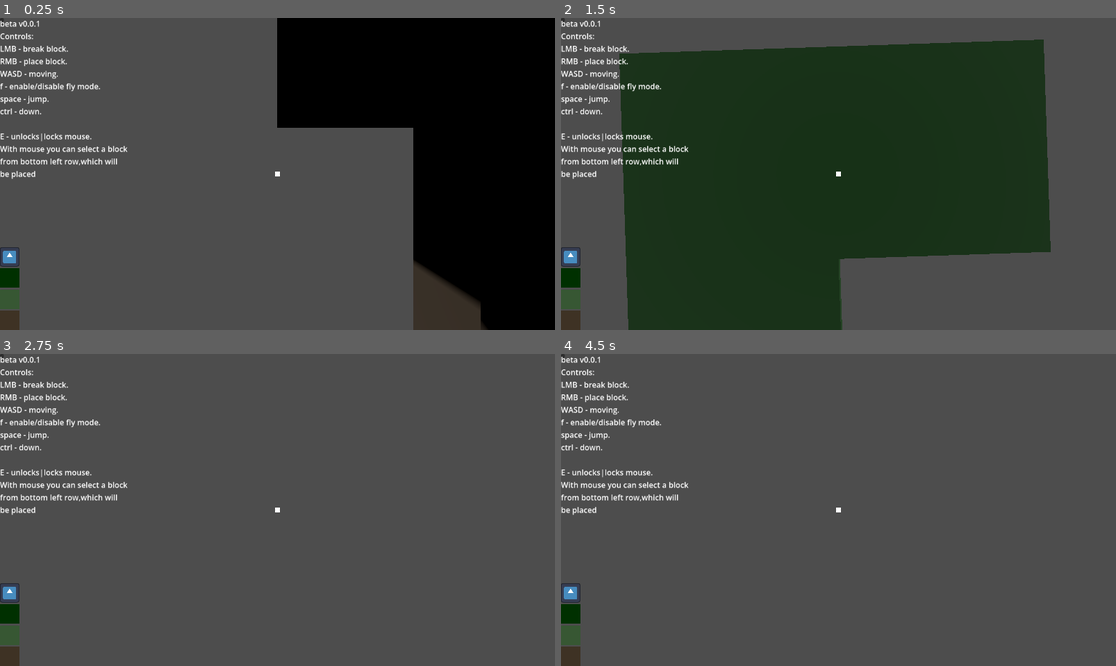
Above: before the commit, frames 1-4 (two rows, left to right).
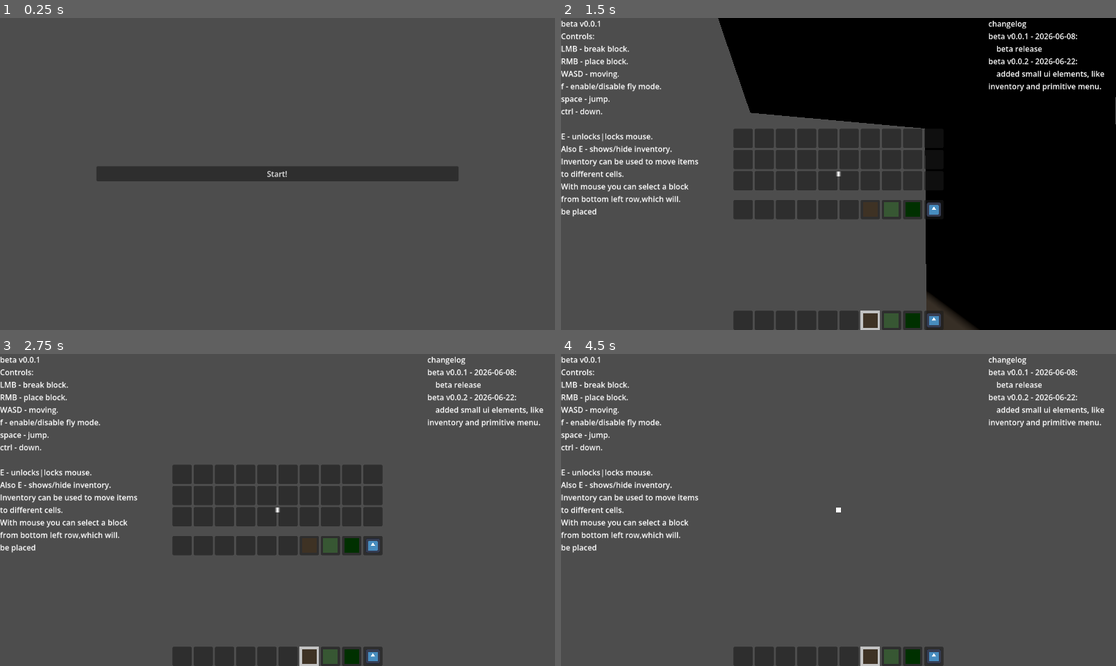
Above: after the commit, the same moments.

Repository: SAANN3/godot-skyblock
Game: Godot game, scene res://ui/mainMenu.tscn
The game is run twice, just before and just after one commit, with the same random seed, the same clock (stepped at 60 frames per second) and the same inputs. Before the commit the project starts from res://levels/skyblock.tscn. The engine's default icon, where the game draws it, is replaced by a stand-in: a white triangle on a blue panel in a dark square.
Inputs (mouse positions are in pixels of both pictures, inside the frame that each line leads up to; where the layout moved, square brackets give the same spot in the first picture):
- Up to frame 1 (0.25 s): no input
- Up to frame 2 (1.5 s): click (838, 174) [561, 21] at 0.5 s; tap Enter at 1.25 s; move the mouse to (866, 174) at 1.27 s; hold W (forward) from 1.28 s (still down); tap E (e) at 1.35 s
- Up to frame 3 (2.75 s): tap Space (jump) at 1.52 s; tap F (f) at 1.55 s; release W (forward) at 2 s; drag from (166, 525) to (249, 572) at 2.02 s
- Up to frame 4 (4.5 s): tap Space (jump) at 2.75, 4.25 s; move the mouse to (894, 441) at 2.77 s; press the mouse at (894, 441) at 2.78 s; hold D (right) 2.78-3.5 s; right-click (894, 441) at 3.05 s; release the mouse at (894, 441) at 3.5 s; tap Enter at 3.5 s; drag from (810, 572) to (672, 463) at 3.52 s; move the mouse to (1005, 556) at 4.27 s; hold A (left) from 4.28 s (still down); tap E (e) at 4.35 s; click (1005, 556) at 4.42 s

The runs differ from the first frame. In frame 1, 39% of the frame differs, in the area x 0-100%, y 0-100%; in frame 2, 77%; in frame 3, 13%; in frame 4, 5.0%.

Commit message:
beta v0.0.2 - 2026-06-22: added inventory and primitive menu ui

Diff:
--- a/objects/basic.gd
+++ b/objects/basic.gd
@@ -3,8 +3,13 @@
 class_name BasicObject
 
 ## Object id.
-var _id: String
+var id: String
 
 ## Init a normal object.
 func _init(id: String) -> void:
-	_id = id
+	self.id = id
+
+## Returns texture, which will be used for a slot ui.
+func slot_texture() -> Texture2D:
+	assert(false, "unimplemented!")
+	return null
--- a/objects/block.gd
+++ b/objects/block.gd
@@ -101,3 +101,7 @@
 	var p := CubeHelper.new_from_corner()
 	p.translate(obj_pos)
 	return p.intersects_with_cube(cube)
+
+## Returns texture, which will be used for a slot ui.
+func slot_texture() -> Texture2D:
+	return _texture
--- a/objects/player/player.gd
+++ b/objects/player/player.gd
@@ -12,6 +12,10 @@
 const GRAVITY: float = 0.5
 ## How far will player be able to jump on Y axis.
 const JUMP_STRENGTH: float = 15
+## Size of slots, that will be accounted in ui parts.
+const BAR_SIZE: int = 10
+## Inventory size.
+const INVENTORY_SIZE: int = 4 * BAR_SIZE
 ## Player camera.
 @onready
 var camera: Camera3D = $"Camera3D"
@@ -23,38 +27,60 @@
 var gravity_force: float = 0
 ## Stores information about all resources for player.
 var resource_system: ResourceSystem
-## Items grid.
-@onready
-var items_grid: GridContainer = $"SubViewport/Control/itemsGrid"
-## Current selected item.
-var selected_item: BlockResource
+## Items grid at bottm.
+@onready var inventory_bar: InventoryBar = $"SubViewport/Control/InventoryBar"
+## Separate inventory ui.
+@onready var inventory_ui: Inventory = $"SubViewport/Control/Inventory"
+## Current selected item. May be null.
+var selected_item: BasicObject
+##
+## items data. May be null.
+var inventory_data: Array[BasicObject] = []
+
 ## stub Constructor.
 func _init() -> void:
-	pass
+	inventory_data.resize(INVENTORY_SIZE)
 
 ## real constructor, for using when player already has been added to a scene.
 func init(resource_system: ResourceSystem, world: Node3D) -> void:
 	Input.set_mouse_mode(Input.MOUSE_MODE_CAPTURED if Input.mouse_mode == 0 else 0)
 	self.resource_system = resource_system
 	self.world = world
+
+	inventory_ui.inventory_cell_changed.connect(_on_inventory_cell_changed)
 	# for now primitive items ui.
-	for i: String in resource_system.get_resources():
-		var block: BlockResource = resource_system.get_resource(i)
-		if !selected_item:
-			selected_item = block
-		var panel := PanelContainer.new()
-		panel.custom_minimum_size = Vector2(40, 40)
-		var texture := TextureRect.new()
-		texture.expand_mode = TextureRect.EXPAND_FIT_WIDTH
-		texture.texture = block.texture
-		panel.gui_input.connect(func (event: InputEvent) -> void:
-			if event.is_action_pressed("lmb"):
-				selected_item = block
-		)
-		panel.add_child(texture)
-		$"SubViewport/Control/itemsGrid".add_child(panel)
+	var ids := resource_system.get_ids()
+	for i: int in range(len(ids)):
+		var block: BasicObject = resource_system.get_object(ids[i])
+		inventory_data[len(inventory_data) - i - 1] = block
 
 
+	# May ui process it by itself.
+	inventory_ui.init(inventory_data, BAR_SIZE)
+	# Tmp bar init.
+	for i in len(inventory_data.slice(-BAR_SIZE)):
+		var obj: BasicObject = inventory_data.slice(-BAR_SIZE)[i]
+		inventory_bar.set_object(i, obj)
+		if !selected_item && obj:
+			selected_item = obj
+			inventory_bar.set_highlight(i)
+		# Tmp ui handling via mouse, later remove and get keyboard support.
+		inventory_bar.slots[i].gui_input.connect(func (event: InputEvent) -> void:
+			if event.is_action_pressed("lmb"):
+				selected_item = inventory_data.slice(-BAR_SIZE)[i]
+				inventory_bar.set_highlight(i)
+		)
+
+
+## Notified when in inventory ui obj was changed(Like created, moved, etc...).
+## 'obj' may be null.
+func _on_inventory_cell_changed(pos: int, obj: BasicObject) -> void:
+	inventory_data[pos] = obj
+	# Check if we should update bottom bar.
+	var right_items_len := len(inventory_data) - pos
+	if right_items_len <= BAR_SIZE:
+		var bar_pos := BAR_SIZE - right_items_len
+		inventory_bar.set_object(bar_pos, obj)
 
 ## Tries to raycast and get a block with position of colliding, which can be reached.
 func raycast_block() -> OptionalBlockPos:
@@ -102,10 +128,10 @@
 			gravity_force = GRAVITY * JUMP_STRENGTH
 	elif Input.is_action_pressed("down"):
 		self.translate_object_local(Vector3(0, -1, 0) * PLAYER_SPEED * delta)
-	elif Input.is_action_just_pressed("rmb"):
+	elif Input.is_action_just_pressed("rmb") && selected_item:
 		var opt_block := raycast_block()
 		if opt_block.has_value():
-			var obj: BlockObject = BlockObject.new(selected_item.id, selected_item.texture)
+			var obj: BlockObject = BlockObject.new(selected_item.id, selected_item.slot_texture())
 			var block := opt_block.get_value()
 			var new_pos: Vector3 = block.get_1().next_block_pos(block.get_2())
 			# Block building inside player
@@ -123,6 +149,7 @@
 		is_flying = !is_flying
 
 	if Input.is_action_just_pressed("e"):
+		inventory_ui.visible = !inventory_ui.visible
 		Input.set_mouse_mode(Input.MOUSE_MODE_CAPTURED if Input.mouse_mode == 0 else 0)
 
 	if !is_flying && !is_on_floor():
@@ -130,7 +157,6 @@
 
 	velocity.y = gravity_force
 	move_and_slide()
-
 
 	if !is_flying:
 		pass
--- a/objects/player/player.tscn
+++ b/objects/player/player.tscn
@@ -1,7 +1,8 @@
 [gd_scene format=3 uid="uid://dyj2d456pwdi"]
 
 [ext_resource type="Script" uid="uid://c02butvu7otd1" path="res://objects/player/player.gd" id="1_cqmt1"]
-[ext_resource type="Texture2D" uid="uid://4q335xxs2p" path="res://icon.svg" id="2_g7ett"]
+[ext_resource type="PackedScene" uid="uid://ga035onjp58t" path="res://ui/inventory/inventoryBar.tscn" id="2_g7ett"]
+[ext_resource type="PackedScene" uid="uid://dybodknfa54oq" path="res://ui/inventory/inventory.tscn" id="3_ssrue"]
 
 [sub_resource type="CapsuleShape3D" id="CapsuleShape3D_cqmt1"]
 margin = 0.005
@@ -29,10 +30,20 @@
 grow_vertical = 2
 mouse_filter = 1
 
-[node name="Button" type="Button" parent="SubViewport/Control" unique_id=531676212]
-layout_mode = 0
-offset_right = 8.0
-offset_bottom = 8.0
+[node name="changelog" type="Label" parent="SubViewport/Control" unique_id=991732999]
+layout_mode = 1
+anchors_preset = 1
+anchor_left = 1.0
+anchor_right = 1.0
+offset_left = -265.0
+offset_bottom = 413.0
+grow_horizontal = 0
+text = "changelog
+beta v0.0.1 - 2026-06-08:
+    beta release
+beta v0.0.2 - 2026-06-22:
+    added small ui elements, like
+inventory and primitive menu."
 
 [node name="Label" type="Label" parent="SubViewport/Control" unique_id=1006900201]
 layout_mode = 1
@@ -48,8 +59,11 @@
 ctrl - down.
 
 E - unlocks|locks mouse.
+Also E - shows/hide inventory.
+Inventory can be used to move items
+to different cells.
 With mouse you can select a block
-from bottom left row,which will
+from bottom left row,which will.
 be placed
 
 "
@@ -69,21 +83,16 @@
 grow_vertical = 2
 mouse_filter = 2
 
-[node name="itemsGrid" type="GridContainer" parent="SubViewport/Control" unique_id=1517095598]
+[node name="InventoryBar" parent="SubViewport/Control" unique_id=201634619 instance=ExtResource("2_g7ett")]
 layout_mode = 1
-anchors_preset = 2
+anchors_preset = 7
 anchor_top = 1.0
 anchor_bottom = 1.0
 offset_top = -40.0
-offset_right = 40.0
+offset_bottom = 0.0
 grow_vertical = 0
 
-[node name="PanelContainer" type="PanelContainer" parent="SubViewport/Control/itemsGrid" unique_id=1032735175]
+[node name="Inventory" parent="SubViewport/Control" unique_id=1086160268 instance=ExtResource("3_ssrue")]
 visible = false
-custom_minimum_size = Vector2(40, 40)
-layout_mode = 2
-
-[node name="TextureRect" type="TextureRect" parent="SubViewport/Control/itemsGrid/PanelContainer" unique_id=1214476956]
-layout_mode = 2
-texture = ExtResource("2_g7ett")
-expand_mode = 3
+layout_mode = 1
+mouse_filter = 2
--- a/project.godot
+++ b/project.godot
@@ -11,7 +11,7 @@
 [application]
 
 config/name="New Game Project"
-run/main_scene="uid://dhbid8nulc2in"
+run/main_scene="uid://bj1cx8mf3t2pb"
 config/features=PackedStringArray("4.6", "Forward Plus")
 config/icon="res://icon.svg"
 
--- a/services/resourceSystem.gd
+++ b/services/resourceSystem.gd
@@ -27,3 +27,26 @@
 ## This function assumes, that given id exists inside map, resulting a crash otherwise.
 func get_resource(id: String) -> BasicResource:
 	return _data[id]
+
+## Returns only array of object ids.
+func get_ids() -> Array[String]:
+	return _data.keys()
+
+## Returns all objects, initialized from resources.
+func get_objects() -> Dictionary[String, BasicObject]:
+	var out: Dictionary[String, BasicObject] = {}
+	for i: String in _data:
+		pass
+	return out
+
+## Returns an object for given id.
+## This function assumes, that given id exists inside map, resulting a crash otherwise.
+func get_object(id: String) -> BasicObject:
+	var res: BasicResource = _data[id]
+	match res.type:
+		BasicResource.Types.Block:
+			var typed: BlockResource = res
+			return BlockObject.new(typed.id, typed.texture)
+
+	assert(false, "Unknown object type {0}".format([res.type]))
+	return null
--- a/services/resources/block.gd
+++ b/services/resources/block.gd
@@ -4,6 +4,6 @@
 
 ## A single texture, which will be used for anything, related to this block.
 @export var texture: Texture2D = null
-## Override parent data
+## Override parent data.
 func _init() -> void:
 	super(Types.Block)
--- a/storage/objects/grass.tres
+++ b/storage/objects/grass.tres
@@ -1,6 +1,6 @@
 [gd_resource type="Resource" script_class="BlockResource" format=3 uid="uid://dkypynrgquiok"]
 
-[ext_resource type="Script" uid="uid://b7l1n6sdq0w5d" path="res://service/resources/block.gd" id="1_0o13y"]
+[ext_resource type="Script" uid="uid://b7l1n6sdq0w5d" path="res://services/resources/block.gd" id="1_0o13y"]
 
 [sub_resource type="Gradient" id="Gradient_0o13y"]
 offsets = PackedFloat32Array(0)
--- /dev/null
+++ b/types/optionals/optionalBasicObject.gd
@@ -0,0 +1,32 @@
+extends RefCounted
+## An optional value, which can be empty.
+class_name OptionalBasicObject
+## Real stored value.
+var _value: BasicObject = null
+## Bool which represents present of _value.
+var _has_value: bool = false
+
+# Creates empty OptionalBasicObject
+static func None() -> OptionalBasicObject:
+	return OptionalBasicObject.new()
+
+# Creates OptionalBasicObject with a data
+static func Some(value: BasicObject) -> OptionalBasicObject:
+	var _self := OptionalBasicObject.new()
+	_self.set_value(value)
+	return _self
+
+## Returns value, stored in Optional.
+## If value is absent, it will throw an assert error.
+func get_value() -> BasicObject:
+	assert(_has_value, "Optional is None")
+	return _value
+
+## Sets a value, can be null.
+func set_value(value: BasicObject) -> void:
+	_value = value
+	_has_value = value != null
+
+## Checks, if Optional has non null value inside of it.
+func has_value() -> bool:
+	return _has_value
--- /dev/null
+++ b/ui/inventory/inventory.gd
@@ -0,0 +1,87 @@
+extends Control
+
+## Inventory ui.
+class_name Inventory
+
+## Slots container for main inventory.
+@onready var _slot_container: GridContainer = $"VBoxContainer/Slots"
+## Slots container for bottom bar.
+@onready var _bar_slot_container: GridContainer = $"VBoxContainer/bar"
+## Slots for inventory.
+@onready var _inventory_slots: Array[InventorySlot] = []
+## Struct data, for pairing slot and its position.
+class SlotInfo:
+	var slot: InventorySlot
+	var position: int
+	func _init(slot: InventorySlot, position: int) -> void:
+		self.slot = slot
+		self.position = position
+## Selected slot that we are currently holding.
+var currently_holding: SlotInfo = null
+## A signal emitted when a cell was modified from ui side.
+## Returns position of cell and obj, that currently inside of it.
+## Obj can be null.
+signal inventory_cell_changed(pos: int, obj: BasicObject)
+
+## Init, after we already have been added to the scene.
+## 'inventory' - current user inventory state from which we will create a ui slots.
+func init(items: Array[BasicObject], bar_size: int) -> void:
+	var inventory_len: int = len(items)
+	# create slots.
+	var scene := preload("res://ui/inventory/inventorySlot.tscn")
+	if inventory_len - bar_size > 0:
+		for i in range(inventory_len - bar_size):
+			var slot: InventorySlot = scene.instantiate()
+			_slot_container.add_child(slot)
+			_inventory_slots.append(slot)
+		for i in range(bar_size):
+			var slot: InventorySlot = scene.instantiate()
+			_bar_slot_container.add_child(slot)
+			_inventory_slots.append(slot)
+	else:
+		for i in range(bar_size - inventory_len):
+			var slot: InventorySlot = scene.instantiate()
+			_bar_slot_container.add_child(slot)
+			_inventory_slots.append(slot)
+	# Fill them.
+	for i in len(items):
+		set_inventory_object(i, items[i])
+
+## Sets objects for slot in bar.
+## 'object' may be null.
+func set_inventory_object(pos: int, object: BasicObject) -> void:
+	_inventory_slots[pos].set_object(object)
+
+
+func _process(delta: float) -> void:
+	if Input.is_action_just_pressed("lmb"):
+		var mouse_slot := _mouse_inside_slot()
+		if mouse_slot:
+			currently_holding = mouse_slot
+			mouse_slot.slot.set_drag_mode(true)
+	elif Input.is_action_pressed("lmb"):
+		if currently_holding:
+			var slot_ui := currently_holding.slot.get_ui_object()
+			slot_ui.global_position = get_global_mouse_position()
+	elif Input.is_action_just_released("lmb"):
+		var mouse_slot := _mouse_inside_slot()
+		if currently_holding:
+			currently_holding.slot.set_drag_mode(false)
+			if mouse_slot && mouse_slot.slot != currently_holding.slot:
+				var next_object := mouse_slot.slot.get_object()
+				mouse_slot.slot.set_object(currently_holding.slot.get_object())
+				currently_holding.slot.set_object(next_object)
+				inventory_cell_changed.emit(mouse_slot.position, mouse_slot.slot.get_object())
+				inventory_cell_changed.emit(currently_holding.position, currently_holding.slot.get_object())
+			currently_holding = null
+
+
+## Calculates in which slot mouse currently is. May return null.
+func _mouse_inside_slot() -> SlotInfo:
+	var mouse_pos := get_global_mouse_position()
+	for i: int in range(len(_inventory_slots)):
+		var item := _inventory_slots[i]
+		if item.get_global_rect().has_point(mouse_pos):
+			return SlotInfo.new(item, i)
+
+	return null
--- /dev/null
+++ b/ui/inventory/inventory.tscn
@@ -0,0 +1,25 @@
+[gd_scene format=3 uid="uid://dybodknfa54oq"]
+
+[ext_resource type="Script" uid="uid://b6y7chpwgeun2" path="res://ui/inventory/inventory.gd" id="1_t68fq"]
+
+[node name="Inventory" type="MarginContainer" unique_id=1252715981]
+anchors_preset = 8
+anchor_left = 0.5
+anchor_top = 0.5
+anchor_right = 0.5
+anchor_bottom = 0.5
+grow_horizontal = 2
+grow_vertical = 2
+script = ExtResource("1_t68fq")
+
+[node name="VBoxContainer" type="VBoxContainer" parent="." unique_id=1975946121]
+layout_mode = 2
+theme_override_constants/separation = 20
+
+[node name="Slots" type="GridContainer" parent="VBoxContainer" unique_id=862383071]
+layout_mode = 2
+columns = 10
+
+[node name="bar" type="GridContainer" parent="VBoxContainer" unique_id=301961431]
+layout_mode = 2
+columns = 10
--- /dev/null
+++ b/ui/inventory/inventoryBar.gd
@@ -0,0 +1,25 @@
+extends Control
+
+## Ui inventory bar that player will see at the bottom.
+class_name InventoryBar
+
+## Ui slots.
+@onready var slots: Array[InventorySlot] = []
+## Position of current highlight.
+var _highlighted_element: int = -1
+
+## Init ui.
+func _ready() -> void:
+	for i: InventorySlot in $"slots".get_children():
+		slots.append(i)
+
+## Highlights slot at given position, while removing hihglight from previous slot.
+func set_highlight(pos: int) -> void:
+	if _highlighted_element != -1:
+		slots[_highlighted_element].set_highlight(false)
+	_highlighted_element = pos
+	slots[pos].set_highlight(true)
+
+## Sets objects for slot
+func set_object(pos: int, object: BasicObject = null) -> void:
+	slots[pos].set_object(object)
--- /dev/null
+++ b/ui/inventory/inventoryBar.tscn
@@ -0,0 +1,52 @@
+[gd_scene format=3 uid="uid://ga035onjp58t"]
+
+[ext_resource type="Script" uid="uid://ck4hnlm62xdgf" path="res://ui/inventory/inventoryBar.gd" id="1_rwxva"]
+[ext_resource type="PackedScene" uid="uid://cvggetn7u5it4" path="res://ui/inventory/inventorySlot.tscn" id="2_811t0"]
+
+[node name="InventoryBar" type="MarginContainer" unique_id=201634619]
+anchors_preset = 8
+anchor_left = 0.5
+anchor_top = 0.5
+anchor_right = 0.5
+anchor_bottom = 0.5
+offset_left = -218.0
+offset_top = -20.0
+offset_right = 218.0
+offset_bottom = 20.0
+grow_horizontal = 2
+grow_vertical = 2
+size_flags_horizontal = 4
+script = ExtResource("1_rwxva")
+
+[node name="slots" type="HBoxContainer" parent="." unique_id=892919518]
+layout_mode = 2
+
+[node name="InventorySlot" parent="slots" unique_id=2022918848 instance=ExtResource("2_811t0")]
+layout_mode = 2
+
+[node name="InventorySlot2" parent="slots" unique_id=1861573160 instance=ExtResource("2_811t0")]
+layout_mode = 2
+
+[node name="InventorySlot3" parent="slots" unique_id=1150593715 instance=ExtResource("2_811t0")]
+layout_mode = 2
+
+[node name="InventorySlot4" parent="slots" unique_id=741045670 instance=ExtResource("2_811t0")]
+layout_mode = 2
+
+[node name="InventorySlot5" parent="slots" unique_id=938108070 instance=ExtResource("2_811t0")]
+layout_mode = 2
+
+[node name="InventorySlot6" parent="slots" unique_id=289948396 instance=ExtResource("2_811t0")]
+layout_mode = 2
+
+[node name="InventorySlot7" parent="slots" unique_id=1016114786 instance=ExtResource("2_811t0")]
+layout_mode = 2
+
+[node name="InventorySlot8" parent="slots" unique_id=1925474760 instance=ExtResource("2_811t0")]
+layout_mode = 2
+
+[node name="InventorySlot9" parent="slots" unique_id=1081106041 instance=ExtResource("2_811t0")]
+layout_mode = 2
+
+[node name="InventorySlot10" parent="slots" unique_id=408011909 instance=ExtResource("2_811t0")]
+layout_mode = 2
--- /dev/null
+++ b/ui/inventory/inventorySlot.gd
@@ -0,0 +1,57 @@
+extends Control
+## Slot class for cell inventory system.
+class_name InventorySlot
+
+## Texture rect, which stores a texture.
+@onready var _texture_rect: TextureRect = $"PanelContainer/MarginContainer/TextureRect"
+## Panel container.
+@onready var _panel: PanelContainer = $"PanelContainer"
+## object to show in cell. May be null.
+var _object: BasicObject
+## Check if slot is higlighted.
+var _highlighted: bool
+## Normal, basic position of [method get_ui_object].
+var _ui_pos: Vector2 = Vector2.ZERO
+## Are we currently following mouse?
+var _drag_mode: bool = false
+## Higlight a panel, showing that current slot is 'active'.
+func set_highlight(higlighted: bool) -> void:
+	_highlighted = higlighted
+	if higlighted:
+		var style_box := StyleBoxFlat.new()
+		style_box.bg_color = Color(0.762, 0.762, 0.762, 1.0)
+		_panel.add_theme_stylebox_override("panel", style_box)
+	else:
+		_panel.remove_theme_stylebox_override("panel")
+
+## Replace object for panel.
+## 'object' may be null.
+func set_object(object: BasicObject = null) -> void:
+	_object = object
+	if object:
+		_texture_rect.texture = object.slot_texture()
+	else:
+		_texture_rect.texture = null
+
+## Returns object that currently in slot. May be null.
+func get_object() -> BasicObject:
+	return _object
+
+## Return ui node, that contain only ui related nodes for object, and not panel.
+func get_ui_object() -> Control:
+	return _texture_rect
+
+## Starts a dragging mode, in which object in slot will follow the mouse.
+func set_drag_mode(enabled: bool) -> void:
+	if enabled:
+		assert(!_drag_mode, "Already in drag mode")
+		_drag_mode = true
+		_ui_pos = get_ui_object().position
+	else:
+		get_ui_object().position = _ui_pos
+		_drag_mode = false
+
+## Ui processing.
+func _process(delta: float) -> void:
+	if _drag_mode == true:
+		get_ui_object().global_position = get_global_mouse_position()
--- /dev/null
+++ b/ui/inventory/inventorySlot.tscn
@@ -0,0 +1,31 @@
+[gd_scene format=3 uid="uid://cvggetn7u5it4"]
+
+[ext_resource type="Script" uid="uid://bckuflw5vtufv" path="res://ui/inventory/inventorySlot.gd" id="1_0y14o"]
+
+[node name="InventorySlot" type="Control" unique_id=2022918848]
+custom_minimum_size = Vector2(40, 40)
+layout_mode = 3
+anchors_preset = 0
+offset_right = 10.0
+offset_bottom = 10.0
+script = ExtResource("1_0y14o")
+
+[node name="PanelContainer" type="PanelContainer" parent="." unique_id=458576682]
+layout_mode = 1
+anchors_preset = 15
+anchor_right = 1.0
+anchor_bottom = 1.0
+grow_horizontal = 2
+grow_vertical = 2
+mouse_filter = 1
+
+[node name="MarginContainer" type="MarginContainer" parent="PanelContainer" unique_id=933755088]
+layout_mode = 2
+theme_override_constants/margin_left = 5
+theme_override_constants/margin_top = 5
+theme_override_constants/margin_right = 5
+theme_override_constants/margin_bottom = 5
+
+[node name="TextureRect" type="TextureRect" parent="PanelContainer/MarginContainer" unique_id=892801765]
+layout_mode = 2
+expand_mode = 1
--- /dev/null
+++ b/ui/mainMenu.gd
@@ -0,0 +1,13 @@
+extends Control
+## Main menu class.
+class_name MainMenu
+## Button for starting game.
+@onready var btn: Button = $MarginContainer/VBoxContainer/Button
+
+## Init constructor.
+func _ready() -> void:
+	btn.pressed.connect(_on_start_game)
+
+## Game required to start.
+func _on_start_game() -> void:
+	get_tree().change_scene_to_file("res://levels/skyblock.tscn")
--- /dev/null
+++ b/ui/mainMenu.tscn
@@ -0,0 +1,32 @@
+[gd_scene format=3 uid="uid://bj1cx8mf3t2pb"]
+
+[ext_resource type="Script" uid="uid://be0lihpi6gdur" path="res://ui/mainMenu.gd" id="1_owd2l"]
+
+[node name="MainMenu" type="Control" unique_id=1713436600]
+layout_mode = 3
+anchors_preset = 15
+anchor_right = 1.0
+anchor_bottom = 1.0
+grow_horizontal = 2
+grow_vertical = 2
+script = ExtResource("1_owd2l")
+
+[node name="MarginContainer" type="MarginContainer" parent="." unique_id=235192728]
+layout_mode = 1
+anchors_preset = 15
+anchor_right = 1.0
+anchor_bottom = 1.0
+grow_horizontal = 2
+grow_vertical = 2
+theme_override_constants/margin_left = 200
+theme_override_constants/margin_top = 20
+theme_override_constants/margin_right = 200
+theme_override_constants/margin_bottom = 20
+
+[node name="VBoxContainer" type="VBoxContainer" parent="MarginContainer" unique_id=1824205550]
+layout_mode = 2
+size_flags_vertical = 4
+
+[node name="Button" type="Button" parent="MarginContainer/VBoxContainer" unique_id=201736187]
+layout_mode = 2
+text = "Start!"
Not shown, added: types/optionals/optionalBasicObject.gd.uid
Not shown, added: ui/inventory/inventory.gd.uid
Not shown, added: ui/inventory/inventoryBar.gd.uid
Not shown, added: ui/inventory/inventorySlot.gd.uid
Not shown, added: ui/mainMenu.gd.uid
